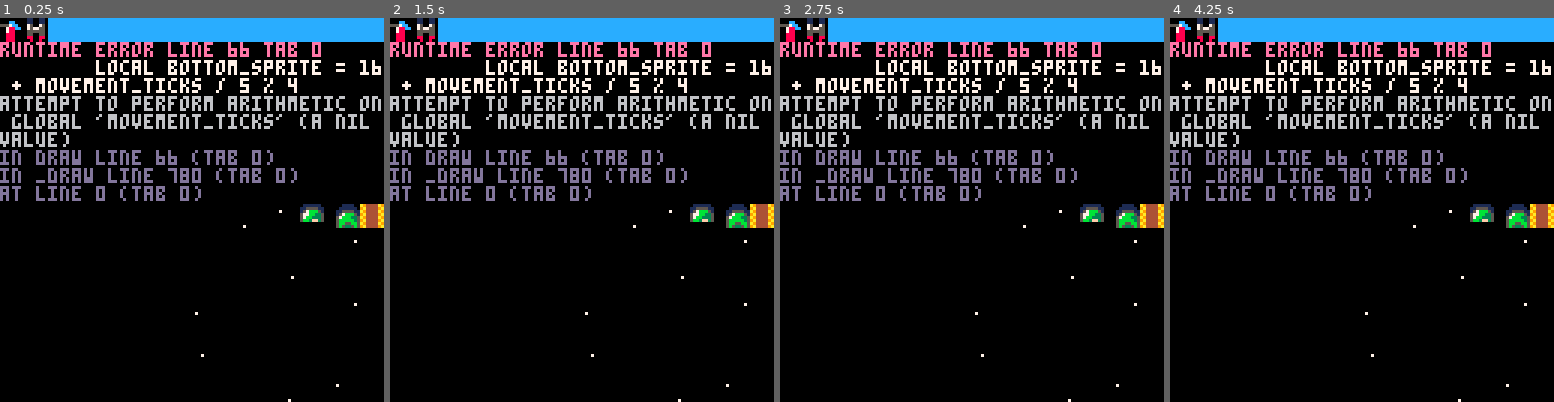
Above: before the commit, frames 1-4 (left to right).
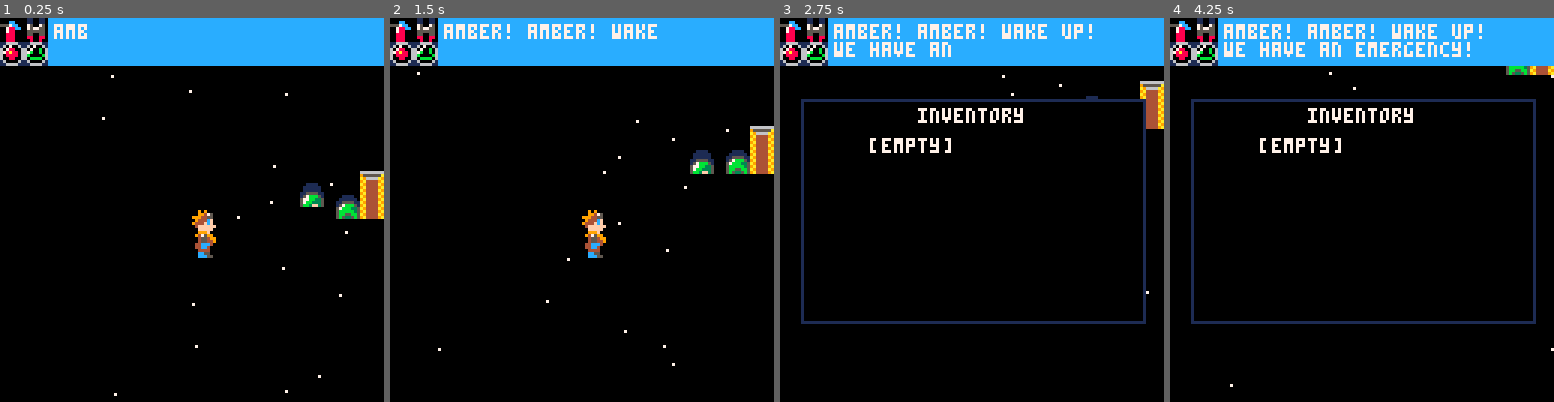
Above: after the commit, the same moments.

Repository: nsatragno/pico8-carts
Game: PICO-8 cartridge space_kludge/space_kludge.p8
The game is run twice, just before and just after one commit, with the same random seed, the same clock (stepped at 60 frames per second) and the same inputs.
Inputs:
- Up to frame 1 (0.25 s): no input
- Up to frame 2 (1.5 s): tap X (X key) at 0.33, 1.07 s; tap O (Z key) at 0.7 s
- Up to frame 3 (2.75 s): hold Right 1.6-2.1 s; tap O (Z key) at 1.7, 2.1, 2.5 s; tap X (X key) at 1.85 s; hold Up 2.15-2.42 s; hold Right from 2.47 s (still down)
- Up to frame 4 (4.25 s): tap O (Z key) every 0.4 s from 2.9 to 4.1 s; tap X (X key) at 2.97, 4.08 s; release Right at 3.03 s; hold Left 3.08-3.58 s; hold Down 3.63-3.97 s; hold Right from 4.02 s (still down)

The runs differ from the first frame. In frame 1, 17% of the frame differs, in the area x 0-100%, y 1-100%; in frame 2, 18%; in frame 3, 20%; in frame 4, 19%.
Error before the commit: runtime error line 66 tab 0; local bottom_sprite = 16 + movement_ticks / 5 % 4; attempt to perform arithmetic on global 'movement_ticks' (a nil value)

Commit message:
Fix bug.

Diff:
--- a/space_kludge/space_kludge.p8
+++ b/space_kludge/space_kludge.p8
@@ -66,7 +66,7 @@
       -- todo draw proper death animation
       if self.hp > 0 then
         local top_sprite = 0
-        local bottom_sprite = 16 + movement_ticks / 5 % 4
+        local bottom_sprite = 16 + self.movement_ticks / 5 % 4
 
         if self.jump_ticks > 0 then
           top_sprite = 4
